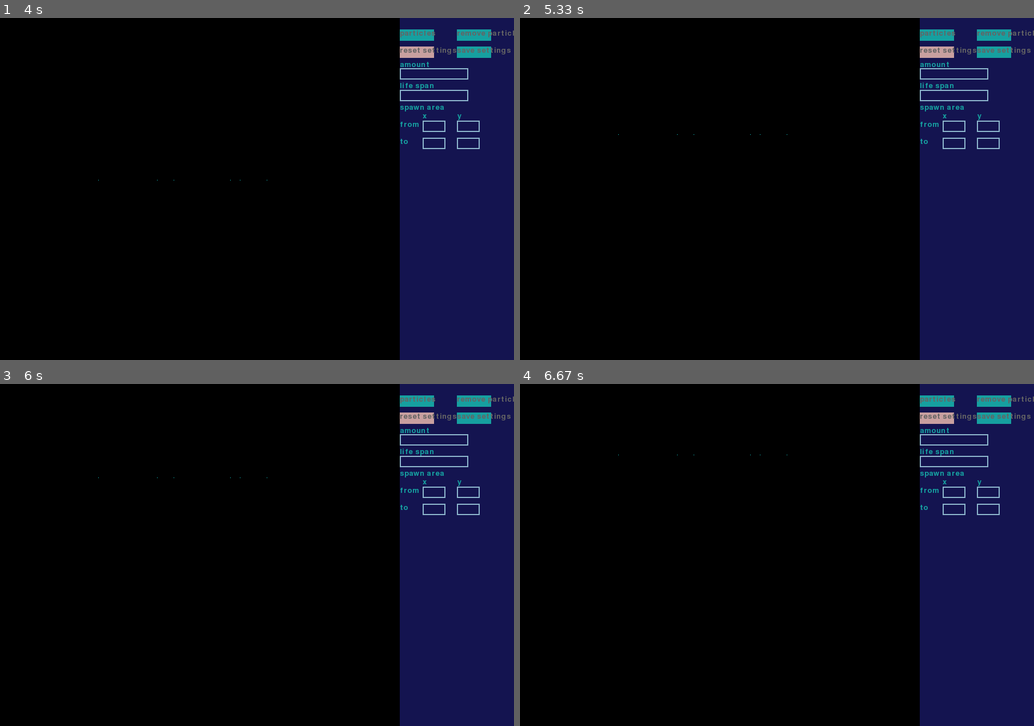
Above: before the commit, frames 1-4 (two rows, left to right).
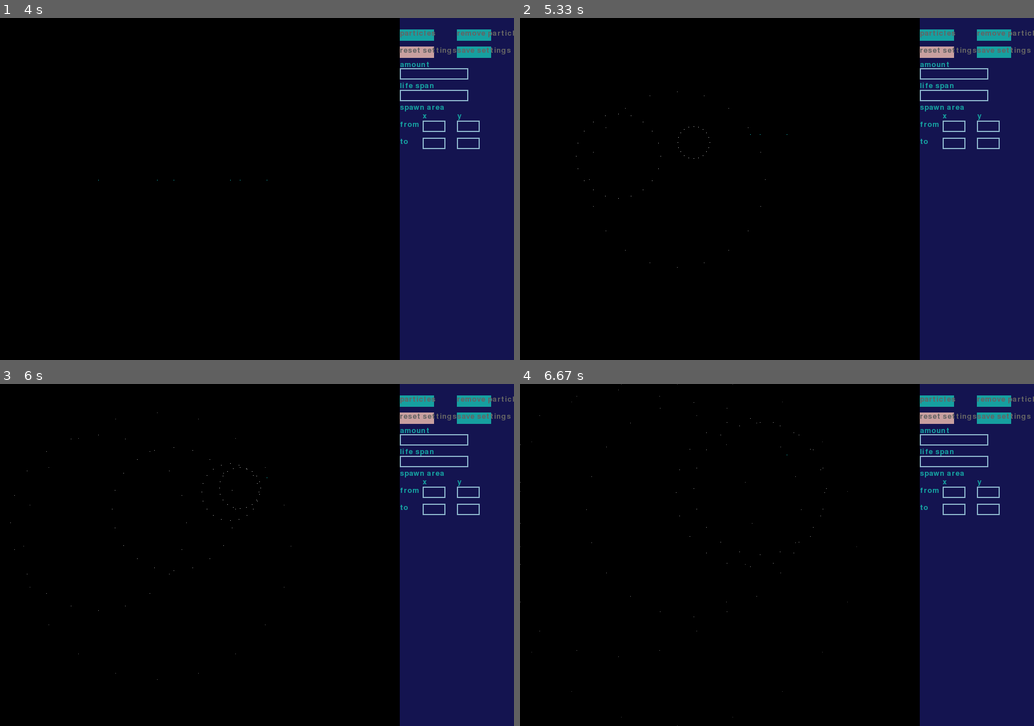
Above: after the commit, the same moments.

Repository: rokrerum/ParticlePlayground
Game: pygame game, started from main.py
Same seed, same stepped clock (60 frames per second), same inputs: the game is played once before the commit and once after it.
Inputs (mouse positions are in pixels of both pictures, inside the frame that each line leads up to):
- Up to frame 1 (4 s): click (416, 45) at 0.38 s
- Up to frame 2 (5.33 s): no input
- Up to frame 3 (6 s): no input
- Up to frame 4 (6.67 s): no input

Frame 1 is identical in both runs. In frame 2, less than 0.1% of the frame differs, in the area x 10-48%, y 21-73%; in frame 3, less than 0.1%, in the area x 2-57%, y 8-87%; in frame 4, less than 0.1%.

Commit message:
added changes to firework class and it works now

Diff:
--- a/main.py
+++ b/main.py
@@ -25,17 +25,26 @@
 
     def draw(self, positions, speeds, life_spans, colors, angle):
         pygame.draw.rect(self.display, (0, 0, 0), (0, 0, self.width - 200, self.height))
+        existing = exploded[:] == 0
         if positions[0].any() != 0:
             screen_array = pygame.surfarray.pixels2d(self.display)
             kolor_int = (colors[:, 0].astype(int) << 16) + (colors[:, 1].astype(int) << 8) + colors[:, 2].astype(int)
-
-            x = np.clip(positions[:, 0].astype(int), 0, self.width - 201)
-            y = np.clip(positions[:, 1].astype(int), 0, self.height - 1)
-            screen_array[x, y] = kolor_int
+            kolor_extra_int = (extra_particles_colour[:, 0].astype(int) << 16) + (extra_particles_colour[:, 1].astype(int) << 8) + extra_particles_colour[:, 2].astype(int)
+
+            x = np.clip(positions[existing, 0].astype(int), 0, self.width - 201)
+            y = np.clip(positions[existing, 1].astype(int), 0, self.height - 1)
+
+            xextra = np.clip(extra_particlesx[~existing, :].astype(int), 0, self.width - 201).flatten()
+            yextra = np.clip(extra_particlesy[~existing, :].astype(int), 0, self.height - 1).flatten()
+
+            kolory_powtorzone = np.repeat(kolor_extra_int[~existing], 20, axis=0)
+            screen_array[xextra, yextra] = kolory_powtorzone
+
+            screen_array[x, y] = kolor_int[existing]
 
             del screen_array
-
         pygame.display.update()
+
 
     def particle_menu(self, partile_types):
         button = pygame_gui.button
@@ -100,13 +109,14 @@
     return positions, speeds, life_spans, colors, angle
 
 def firework_size_change(size):
-    exploded = np.zeros(size)
+    exploded = np.full(size, 2)
     explodey = np.zeros(size) #on what y
     extra_particlesx = np.zeros((size, 20))
     extra_particlesy = np.zeros((size, 20))
     extra_particles_speed = np.zeros((size, 20))
     extra_particles_angle = np.zeros((size, 20))
-    return exploded, explodey, extra_particlesx, extra_particlesy, extra_particles_speed, extra_particles_angle
+    extra_particles_colour = np.zeros((size, 3))
+    return exploded, explodey, extra_particlesx, extra_particlesy, extra_particles_speed, extra_particles_angle, extra_particles_colour
 
 def create_particle_dust():
     filter = life_spans[:] <= 0
@@ -122,7 +132,7 @@
 def create_particle_firework():
     filter = life_spans[:] <= 0
     life_spans[filter] = 8
-    positions[filter, 0] = np.random.randint(100, 500, particle_info['amount'])
+    positions[filter, 0] = np.random.randint(100, 500, filter.sum())
     positions[filter, 1] = 500
     speeds[filter] = 1
     angle[filter] =  math.pi * 1.5
@@ -130,11 +140,12 @@
     colors[filter, 1] = 222
     colors[filter, 2] = 222
     exploded[filter] = 0
-    explodey[filter] = np.random.randint(100, 300, particle_info['amount'])
-    extra_particlesx = 0
-    extra_particlesy = 0
-    extra_particles_speed = 1
-    extra_particles_angle = 0
+    explodey[filter] = np.random.randint(100, 300, filter.sum())
+    extra_particlesx[filter,:] = 0
+    extra_particlesy[filter,:] = 0
+    extra_particles_speed[filter] = 1
+    extra_particles_angle[filter] = 0
+    extra_particles_colour[filter,:]= 222
 
 particle_type = "dust"
 particle_info = {}
@@ -154,7 +165,7 @@
 time_ = 0
 stopped = False
 positions, speeds, life_spans, colors, angle = size_change(10)
-exploded, explodey, extra_particlesx, extra_particlesy, extra_particles_speed, extra_particles_angle = firework_size_change(10)
+exploded, explodey, extra_particlesx, extra_particlesy, extra_particles_speed, extra_particles_angle, extra_particles_colour = firework_size_change(10)
 data_file = "user_settings.json" #name of file
 data = json.loads(open(data_file).read()) #loading data form files
 
@@ -193,13 +204,13 @@
                             spawn_area = preset["spawn_area"]
 
                     positions, speeds, life_spans, colors, angle = size_change(particle_info['amount'])
-                    exploded, explodey, extra_particlesx, extra_particlesy, extra_particles_speed, extra_particles_angle = firework_size_change(particle_info['amount'])
+                    exploded, explodey, extra_particlesx, extra_particlesy, extra_particles_speed, extra_particles_angle, extra_particles_colour = firework_size_change(particle_info['amount'])
 
 
                 elif button_action in ["remove particles", "particles", "save settings", "reset settings"]:
                     if button_action == "remove particles":
                         positions, speeds, life_spans, colors, angle = size_change(particle_info['amount'])
-                        exploded, explodey, extra_particlesx, extra_particlesy, extra_particles_speed, extra_particles_angle = firework_size_change(particle_info['amount'])
+                        exploded, explodey, extra_particlesx, extra_particlesy, extra_particles_speed, extra_particles_angle, extra_particles_colour = firework_size_change(particle_info['amount'])
 
                     elif button_action == "particles":
                         mainWindow.menu = "particle_selection"
@@ -244,7 +255,7 @@
                 if box.var_name == "amount":
                     particle_info["amount"] = int(box.submitted)
                     positions, speeds, life_spans, colors, angle = size_change(particle_info['amount'])
-                    exploded, explodey, extra_particlesx, extra_particlesy, extra_particles_speed, extra_particles_angle = firework_size_change(particle_info['amount'])
+                    exploded, explodey, extra_particlesx, extra_particlesy, extra_particles_speed, extra_particles_angle, extra_particles_colour = firework_size_change(particle_info['amount'])
 
                 elif box.var_name == "life span":
                     particle_info["life_span"] = int(box.submitted)
@@ -263,7 +274,7 @@
                 box.submitted = None #removes value form submitted so this will stop changing the value over and over
 
         if not stopped:
-            if life_spans.any() <= 0:
+            if (life_spans <= 0).any():
                 if particle_type == "dust":#adding particles
                     create_particle_dust()
                 elif particle_type == "fireworks":
@@ -272,8 +283,9 @@
             fireworks = particle.Fireworks()
             if particle_type == "dust":#changing particles
                 particle.Dust.change(positions, speeds, life_spans, colors, angle, particle_info['amount'])
+
             elif particle_type == "fireworks":
-                fireworks.change(positions, speeds, life_spans, colors, angle, particle_info['amount'], exploded, explodey, extra_particlesx, extra_particlesy, extra_particles_speed, extra_particles_angle)
+                fireworks.change(positions, speeds, life_spans, colors, angle, particle_info['amount'], exploded, explodey, extra_particlesx, extra_particlesy, extra_particles_speed, extra_particles_angle, extra_particles_colour)
 
 
     clock.tick(60)
--- a/particle.py
+++ b/particle.py
@@ -19,7 +19,7 @@
     def __init__(self):
         self.sparks=20
 
-    def change(self, positions, speeds, life_spans, colors, angle, amount, exploded, explodey, extra_particlesx, extra_particlesy, extra_particles_speed, extra_particles_angle):
+    def change(self, positions, speeds, life_spans, colors, angle, amount, exploded, explodey, extra_particlesx, extra_particlesy, extra_particles_speed, extra_particles_angle, extra_particles_colour):
         explod = (positions[:, 1] <= explodey[:]) & (exploded[:] == 0)
         if explod.any():
             self.explode(positions, speeds, life_spans, colors, angle, amount, exploded ,explodey, extra_particlesx, extra_particlesy, extra_particles_speed, extra_particles_angle)
@@ -27,68 +27,37 @@
 
         if exploded.any() == 1:
             spark = Sparks()
-            spark.change(exploded ,explodey, extra_particlesx, extra_particlesy)
+            life_spans, extra_particlesx, extra_particlesy, extra_particles_speed, extra_particles_angle, extra_particles_colour = spark.change(life_spans, exploded, extra_particlesx, extra_particlesy, extra_particles_speed, extra_particles_angle, extra_particles_colour)
 
         positions[:, 0] += np.cos(angle) * speeds[:]
         positions[:, 1] += np.sin(angle) * speeds[:]
-
         return positions, speeds, life_spans, colors, angle, amount, exploded, explodey, extra_particlesx, extra_particlesy, extra_particles_speed, extra_particles_angle
 
 
     def explode(self, positions, speeds, life_spans, colors, angle, amount, exploded ,explodey, extra_particlesx, extra_particlesy, extra_particles_speed, extra_particles_angle):
         filter = (positions[:, 1] <= explodey[:]) & (exploded[:] == 0)
-        angle_part = (2 * math.pi) / amount
-        extra_particlesx[filter] = positions[filter, 0]
-        extra_particlesy[filter] = positions[filter, 1]
-        extra_particles_angle[filter] = 0
-        print("S")
-#    def change(self):
-#        if self.explode_y < self.y:
-#            speed_change = [0, -1]
-#            self.speed = [self.speed[0] + speed_change[0], self.speed[1] + speed_change[1]]
-#            self.x = self.x + self.speed[0]
-#            self.y = self.y + self.speed[1]
-#
-#        elif len(self.extra_particles) > 1:
-#            for spark in self.extra_particles:
-#                spark.change()
-#
-#        elif not self.exploded:
-#            self.exploded = True
-#            self.explode()
-#
-#        else:
-#            self.life_span = 0
-#        return self
-
-#    def explode(self, amount=20):
-#        angle_part = (2 * math.pi) / amount
-#        for i in range(amount):
-#           angle = angle_part * i
-#           self.extra_particles.append(Sparks(self.x, self.y, 3, (250, 200, 200), angle, 20))
+        angle_part = (2 * math.pi) / self.sparks
+        extra_particlesx[filter] = positions[filter, 0:1]
+        extra_particlesy[filter] = positions[filter, 1:2]
+        extra_particles_angle[filter, :] = np.arange(self.sparks) * angle_part
 
 
 class Sparks:
     def __init__(self):
         pass
 
-    def change(self, exploded ,explodey, extra_particlesx, extra_particlesy):
+    def change(self, life_spans, exploded, extra_particlesx, extra_particlesy, extra_particles_speed, extra_particles_angle, extra_particles_colour):
         speed_change = 0
 
-        #self.speed = self.speed * self.resistance
-        #self.dy, self.dx = self.dy * self.resistance, self.dx * self.resistance
-        #self.dy += 0.03
-        #self.x += self.dx
-        #self.y += self.dy
-        #self.fade()
+        exploded = exploded[:] == 1
+        extra_particlesx[exploded, :] += np.cos(extra_particles_angle[exploded,:]) * 2
+        extra_particlesy[exploded, :] += (np.sin(extra_particles_angle[exploded,:]) * 2) + 0.03
+        extra_particles_colour[exploded, :] = abs(extra_particles_colour[exploded] - 1) #fadeing of  particles
 
-        return
+        vanished = (extra_particles_colour == 0).all(axis=1) #checks if all numbers in row are 0
+        life_spans[vanished] = 0
 
-    def fade(self):
-        self.color = (abs(self.color[0] - 1), abs(self.color[1] - 1), abs(self.color[2] - 1))
-
-        if self.color[0] == 0 and self.color[1] == 0 and self.color[2] == 0:
-            self.life_span = 0
+        return life_spans, extra_particlesx, extra_particlesy, extra_particles_speed, extra_particles_angle, extra_particles_colour
 
 
 class Snow:
